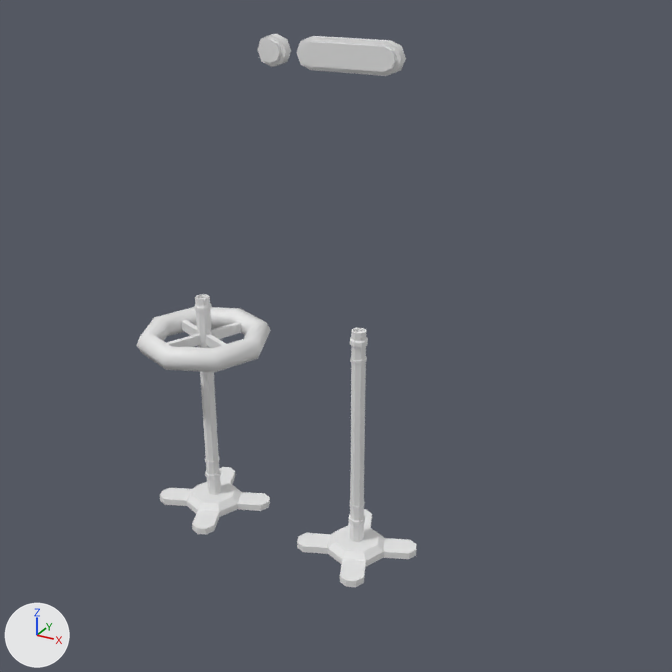
The FBX model TheLastEngineer/Assets/Art/AssetsFer/FBXs/Iluminacion01.fbx, before and after one commit.
Rendered twice from a camera (50 mm lens) standing at (1.283, -1.465, 1.18) and looking at (0.5, -0.041, 0.468). Arrows for +X, +Y and +Z are at lower left; the lights stay in place. Where no turn or scale is listed for an object, it has been applied to the vertices.

Objects in the first picture: 'LamparaPie01', 'LamparaPie02', 'LuzPared01', 'LuzPared02'.
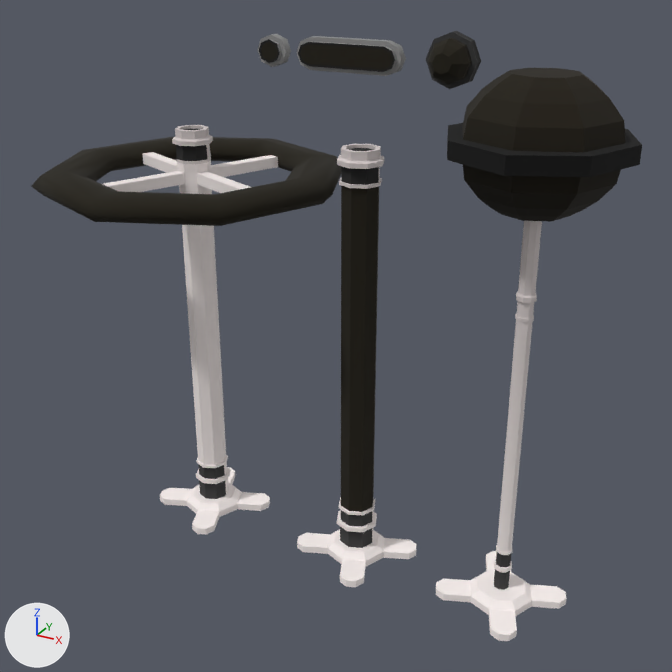
Edits to the scene script, one JSON object a line:
```json
{"op": "add", "block": "img_dehaht_png", "code": ["img_dehaht_png = load_image('deHaht.png', '_unpacked/deHaht.png', 2048, 2048, 'sRGB')"]}
{"op": "add", "block": "mat_texturegradient", "code": ["mat_texturegradient = principled_material('TextureGradient')", "mat_texturegradient.texture = img_dehaht_png", "mat_texturegradient.roughness = 1.0"]}
{"block": "me_mesh_002", "where": "me_mesh_002.from_pydata(...)  # 40 vertices, 36 faces; spans x -0.0328..0.0328, y -0.0278..0.0, z -0.0303..0.0303"}
{"op": "add", "block": "me_mesh_002", "code": "me_mesh_002.materials.append(mat_texturegradient)  # picture img_dehaht_png"}
{"block": "me_mesh_001", "where": "me_mesh_001.from_pydata(...)  # 50 vertices, 44 faces; spans x -0.11..0.11, y -0.028..0.0, z -0.03..0.03"}
{"op": "add", "block": "me_mesh_001", "code": "me_mesh_001.materials.append(mat_texturegradient)  # picture img_dehaht_png"}
{"block": "me_mesh_003", "where": "# used by ob_lamparapie01; location = (0.194, -0.047, 0.0)"}
{"op": "remove", "block": "me_mesh_003", "code": "me_mesh_003.from_pydata(...)  # 288 vertices, 275 faces; spans x -0.14..0.14, y -0.14..0.14, z 0.0..0.493"}
{"op": "add", "block": "me_mesh_003", "code": "me_mesh_003.from_pydata(...)  # 288 vertices, 291 faces; spans x -0.302..0.302, y -0.302..0.302, z 0.0..0.834"}
{"block": "me_mesh_003", "change": "me_mesh_003 part 1: 232 vertices removed from x -0.14..0.14, y -0.14..0.14, z 0.027..0.493; 232 vertices added at x -0.302..0.302, y -0.302..0.302, z 0.027..0.834"}
{"block": "me_mesh_003", "change": "me_mesh_003 part 2: 40 faces spanning x -0.117..0.117, y -0.117..0.117, z 0.0..0.027 switch from no material to mat_texturegradient (picture img_dehaht_png)"}
{"block": "me_mesh", "where": "# used by ob_lamparapie02; location = (0.552, -0.047, 0.0)"}
{"op": "remove", "block": "me_mesh", "code": "me_mesh.from_pydata(...)  # 216 vertices, 203 faces; spans x -0.117..0.117, y -0.117..0.117, z 0.0..0.493"}
{"op": "add", "block": "me_mesh", "code": "me_mesh.from_pydata(...)  # 216 vertices, 203 faces; spans x -0.117..0.117, y -0.117..0.117, z 0.0..0.834"}
{"block": "me_mesh", "change": "me_mesh part 3: 160 of 216 vertices moved; they spanned x -0.018..0.018, y -0.018..0.018, z 0.027..0.493 and now span x -0.043..0.043, y -0.043..0.043, z 0.027..0.834; mean shift (0.0, 0.0, 0.188); largest move (0.0, 0.018, 0.466) -> (0.0, 0.043, 0.807)"}
{"op": "add", "block": "me_mesh", "code": "me_mesh.materials.append(mat_texturegradient)  # picture img_dehaht_png"}
{"op": "add", "block": "me_mesh_005", "code": ["me_mesh_005 = bpy.data.meshes.new('Mesh.005')", "me_mesh_005.from_pydata(...)  # 64 vertices, 60 faces; spans x -0.0498..0.0498, y -0.063..0.0, z -0.0498..0.0498", "me_mesh_005.materials.append(mat_texturegradient)  # picture img_dehaht_png"]}
{"op": "add", "block": "me_mesh_004", "code": ["me_mesh_004 = bpy.data.meshes.new('Mesh.004')", "me_mesh_004.from_pydata(...)  # 296 vertices, 284 faces; spans x -0.154..0.154, y -0.161..0.161, z 0.0..0.98", "me_mesh_004.materials.append(mat_texturegradient)  # picture img_dehaht_png"]}
{"op": "add", "block": "ob_object001", "code": ["ob_object001 = bpy.data.objects.new('Object001', me_mesh_005)", "ob_object001.location = (0.631, 0.168, 0.961)"]}
{"op": "add", "block": "ob_lamparapie003", "code": ["ob_lamparapie003 = bpy.data.objects.new('LamparaPie003', me_mesh_004)", "ob_lamparapie003.location = (0.864, -0.047, 0.0)"]}
```

Changed parts and their boxes (x1, y1, x2, y2) in the pictures (672 x 672 px; the box of a moved part takes in the faces that stretch with it):
```json
{"object": "LamparaPie01", "change": "reshaped", "before": [137, 294, 271, 534], "after": [31, 125, 341, 534], "on screen": "130% wider, 70% taller"}
{"object": "LamparaPie003", "change": "added", "after": [436, 68, 642, 641]}
{"object": "LamparaPie02", "change": "recoloured, reshaped", "before": [297, 328, 417, 587], "after": [297, 144, 417, 587], "on screen": "71% taller"}
{"object": "LuzPared02", "change": "recoloured", "before": [296, 36, 406, 76], "after": [296, 36, 406, 76], "on screen": "grey to black"}
{"object": "Object001", "change": "added", "after": [426, 31, 481, 89], "on screen": "black"}
{"object": "LuzPared01", "change": "recoloured", "before": [257, 34, 291, 67], "after": [257, 34, 291, 67]}
{"part": 1, "of": "me_mesh_003", "change": "moved or reshaped", "before": [137, 294, 271, 503], "after": [31, 125, 341, 503]}
{"part": 2, "of": "me_mesh_003", "change": "recoloured", "before": [160, 467, 270, 534], "after": [160, 467, 270, 534]}
{"part": 3, "of": "me_mesh", "change": "moved or reshaped", "before": [334, 328, 379, 552], "after": [334, 144, 384, 552]}
```
